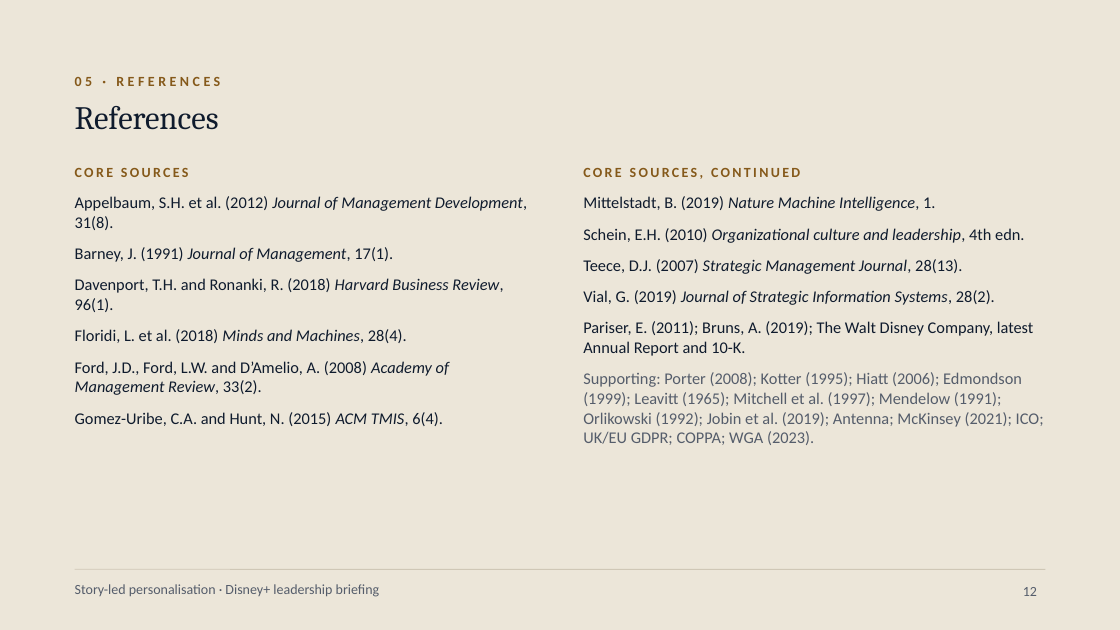
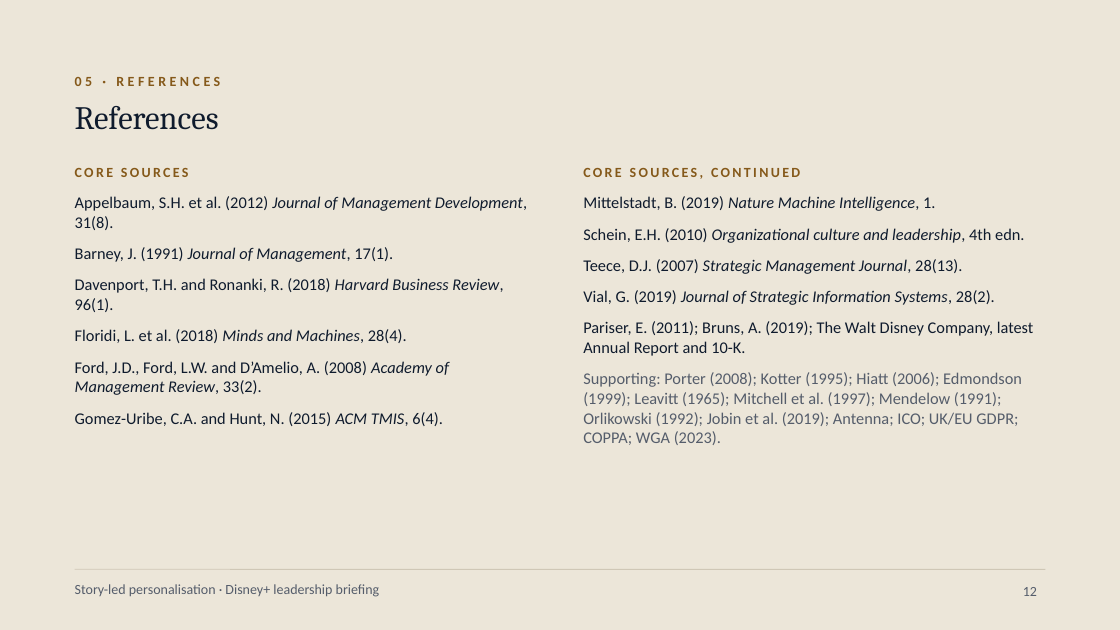
Before and after one commit to karanrg22-svg/skill, a slide deck: slide 12 of output/A_Corporate_Editorial.pptx. Drawn at 1120x630 pixels with LibreOffice and Linux fonts; fonts in the diff are those of the drawing. Boxes give left, top, right and bottom in pixels: in the first picture for what was removed or moved away, otherwise in the second. Text is boxed around its words. In the diff, an @@ line names an element or a change of style, - is before the commit and + after.

```diff
--- a/output/A_Corporate_Editorial.pptx
+++ b/output/A_Corporate_Editorial.pptx
@@ text at <box>583,372,1022,445</box>: text changed @@
-Supporting: Porter (2008); Kotter (1995); Hiatt (2006); Edmondson (1999); Leavitt (1965); Mitchell et al. (1997); Mendelow (1991); Orlikowski (1992); Jobin et al. (2019); Antenna; McKinsey (2021); ICO; UK/EU GDPR; COPPA; WGA (2023).
+Supporting: Porter (2008); Kotter (1995); Hiatt (2006); Edmondson (1999); Leavitt (1965); Mitchell et al. (1997); Mendelow (1991); Orlikowski (1992); Jobin et al. (2019); Antenna; ICO; UK/EU GDPR; COPPA; WGA (2023).
```
Also in this commit, not shown: 5 other files.
